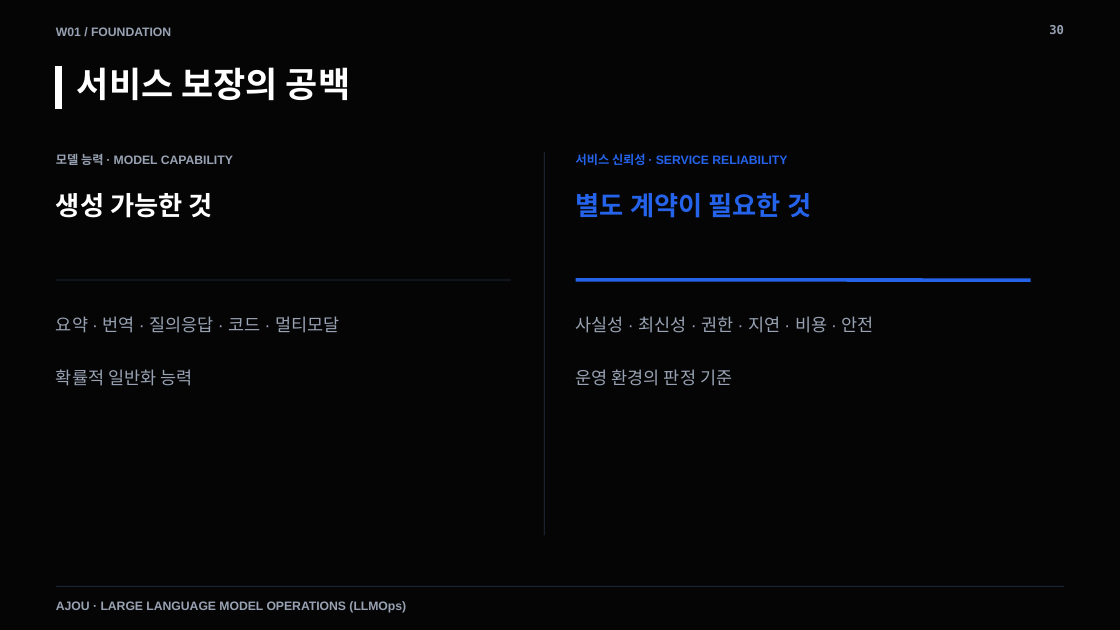
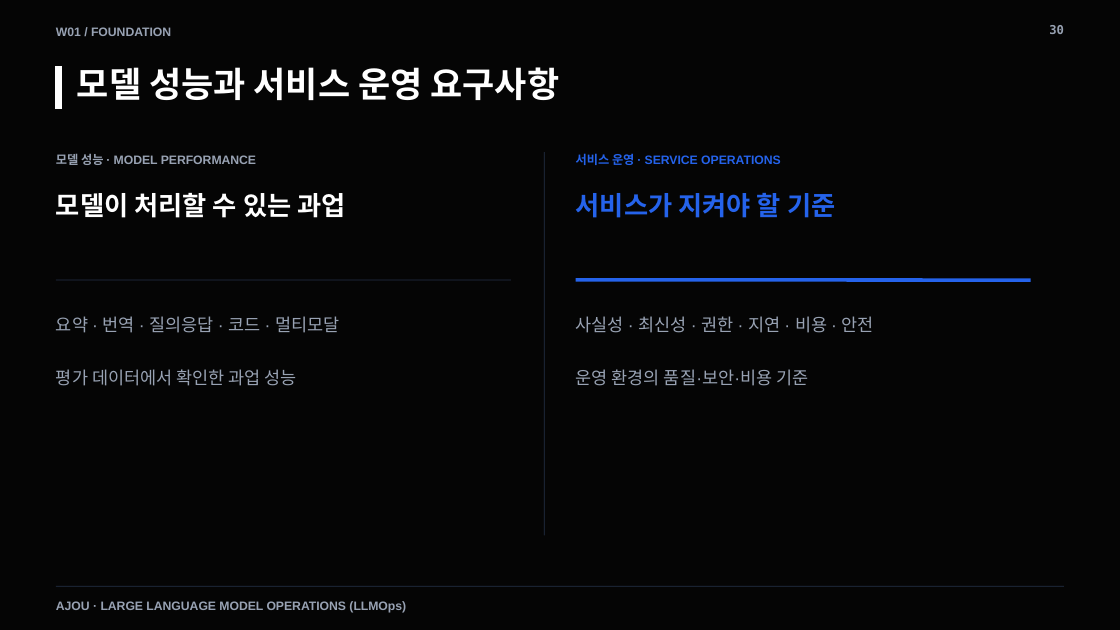
Before and after one commit to smilesjcha/llmops-16week, a slide deck: slide 30 of week01/lecture/01_week1_llmops_kickoff.pptx. Drawn at 1120x630 pixels with LibreOffice and Linux fonts; fonts in the diff are those of the drawing. Boxes give left, top, right and bottom in pixels: in the first picture for what was removed or moved away, otherwise in the second. Text is boxed around its words. In the diff, an @@ line names an element or a change of style, - is before the commit and + after.

```diff
--- a/week01/lecture/01_week1_llmops_kickoff.pptx
+++ b/week01/lecture/01_week1_llmops_kickoff.pptx
@@ text at <box>77,67,560,100</box>: text changed @@
-서비스 보장의 공백
+모델 성능과 서비스 운영 요구사항
@@ text at <box>56,153,256,165</box>: text changed @@
-모델 능력 · MODEL CAPABILITY
+모델 성능 · MODEL PERFORMANCE
@@ text at <box>576,153,781,165</box>: text changed @@
-서비스 신뢰성 · SERVICE RELIABILITY
+서비스 운영 · SERVICE OPERATIONS
@@ text at <box>56,193,345,218</box>: text changed @@
-생성 가능한 것
+모델이 처리할 수 있는 과업
@@ text at <box>576,193,835,218</box>: text changed @@
-별도 계약이 필요한 것
+서비스가 지켜야 할 기준
@@ text at <box>56,369,297,386</box>: text changed @@
-확률적 일반화 능력
+평가 데이터에서 확인한 과업 성능
@@ text at <box>576,369,808,386</box>: text changed @@
-운영 환경의 판정 기준
+운영 환경의 품질·보안·비용 기준
```
Also in this commit, not shown: 70 other slides changed, 13 other files.
